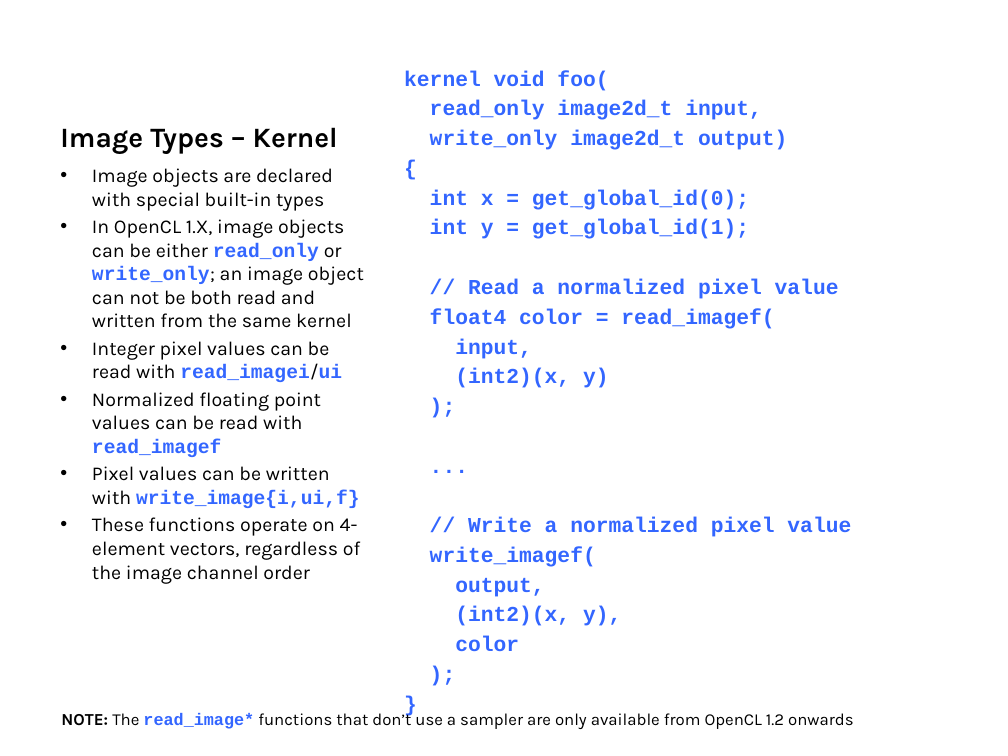
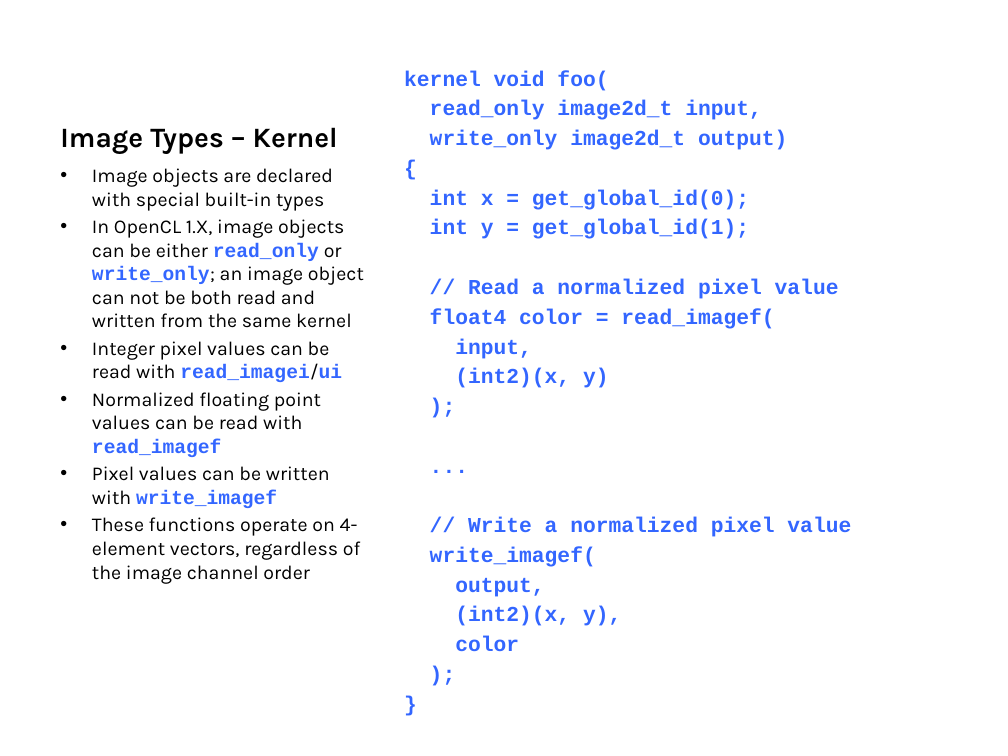
Before and after one commit to UoB-HPC/opencl-training-code, a slide deck: slide 120 of slides/intro_to_OpenCL_Feb_2015_part2.pptx (slide 122 before the commit). Drawn at 1008x756 pixels with LibreOffice and Linux fonts; fonts in the diff are those of the drawing. Boxes give left, top, right and bottom in pixels: in the first picture for what was removed or moved away, otherwise in the second. Text is boxed around its words. In the diff, an @@ line names an element or a change of style, - is before the commit and + after.

```diff
--- a/slides/intro_to_OpenCL_Feb_2015_part2.pptx
+++ b/slides/intro_to_OpenCL_Feb_2015_part2.pptx
@@ text at [92,466,330,508]: text changed @@
-• Pixel values can be written with write_image{i,ui,f}
+• Pixel values can be written with write_imagef
@@ text removed at [61,710,853,729] @@
-NOTE: The read_image* functions that don’t use a sampler are only available from OpenCL 1.2 onwards
```
Also in this commit, not shown: 9 other slides changed, 2 slides removed, 2 other files.
